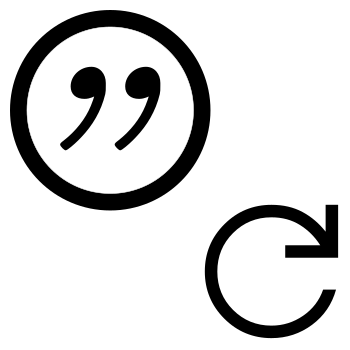
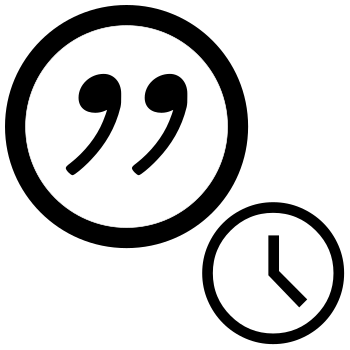
The second 350 x 350 image is a revision of the first. Changes to its layers:
showed "ic_notification_icon_specific_time.svg", painted on it over box(5, 5, 345, 345)
hid "ic_notification_icon_every_two_hours.svg", painted on it over box(5, 5, 340, 342)
